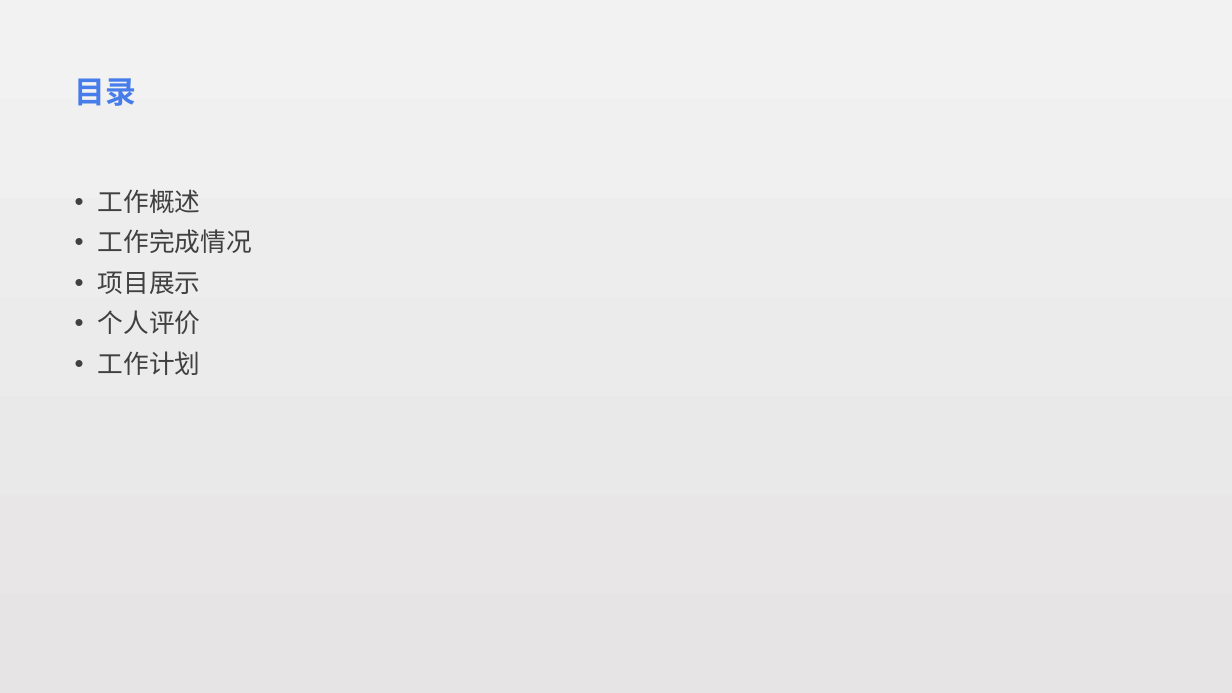
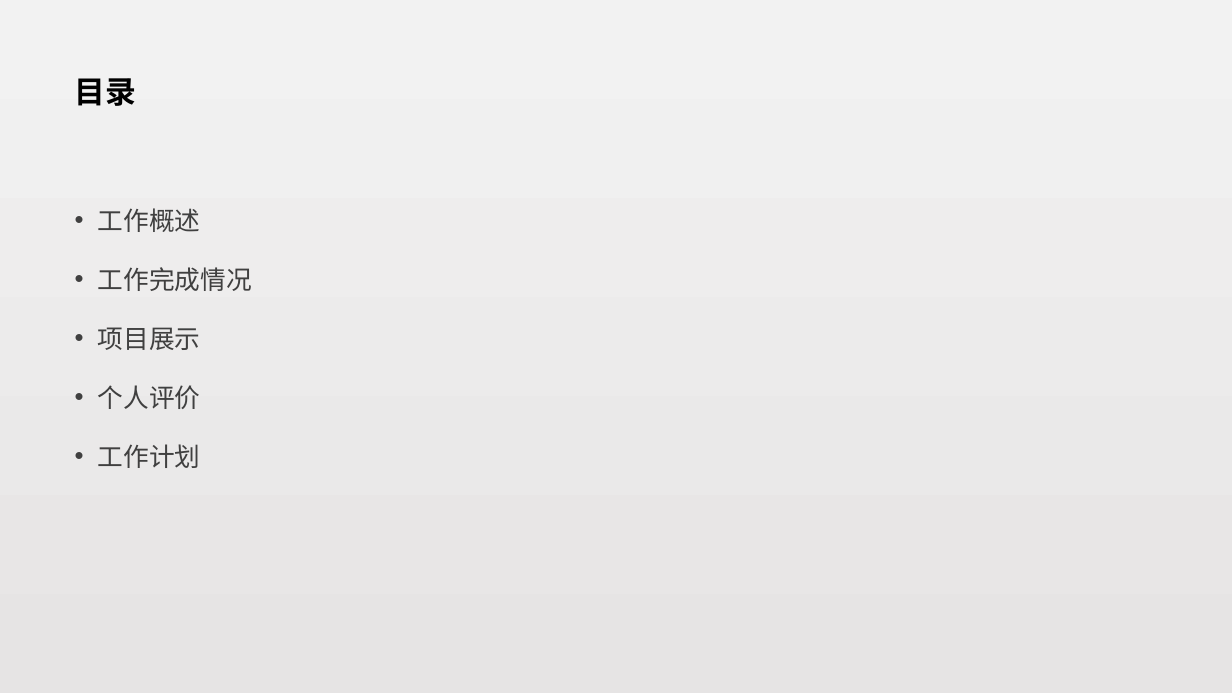
Before and after one commit to zepang/Rx_note, a slide deck: slide 2 of 赖泽海-试用期工作总结.pptx. Drawn at 1232x693 pixels with LibreOffice and Linux fonts; fonts in the diff are those of the drawing. Boxes give left, top, right and bottom in pixels: in the first picture for what was removed or moved away, otherwise in the second. Text is boxed around its words. In the diff, an @@ line names an element or a change of style, - is before the commit and + after.

Commit message:
修改工作总结的ppt

```diff
--- a/赖泽海-试用期工作总结.pptx
+++ b/赖泽海-试用期工作总结.pptx
@@ title "目录" at (75,78,137,106): text colour #477DEA to #000000 @@
@@ text "工作概述" at (98,208,252,468): line spacing 0.9 to 1.5 @@
```
Also in this commit, not shown: 5 other slides changed, 3 slides added, 1 other file.
